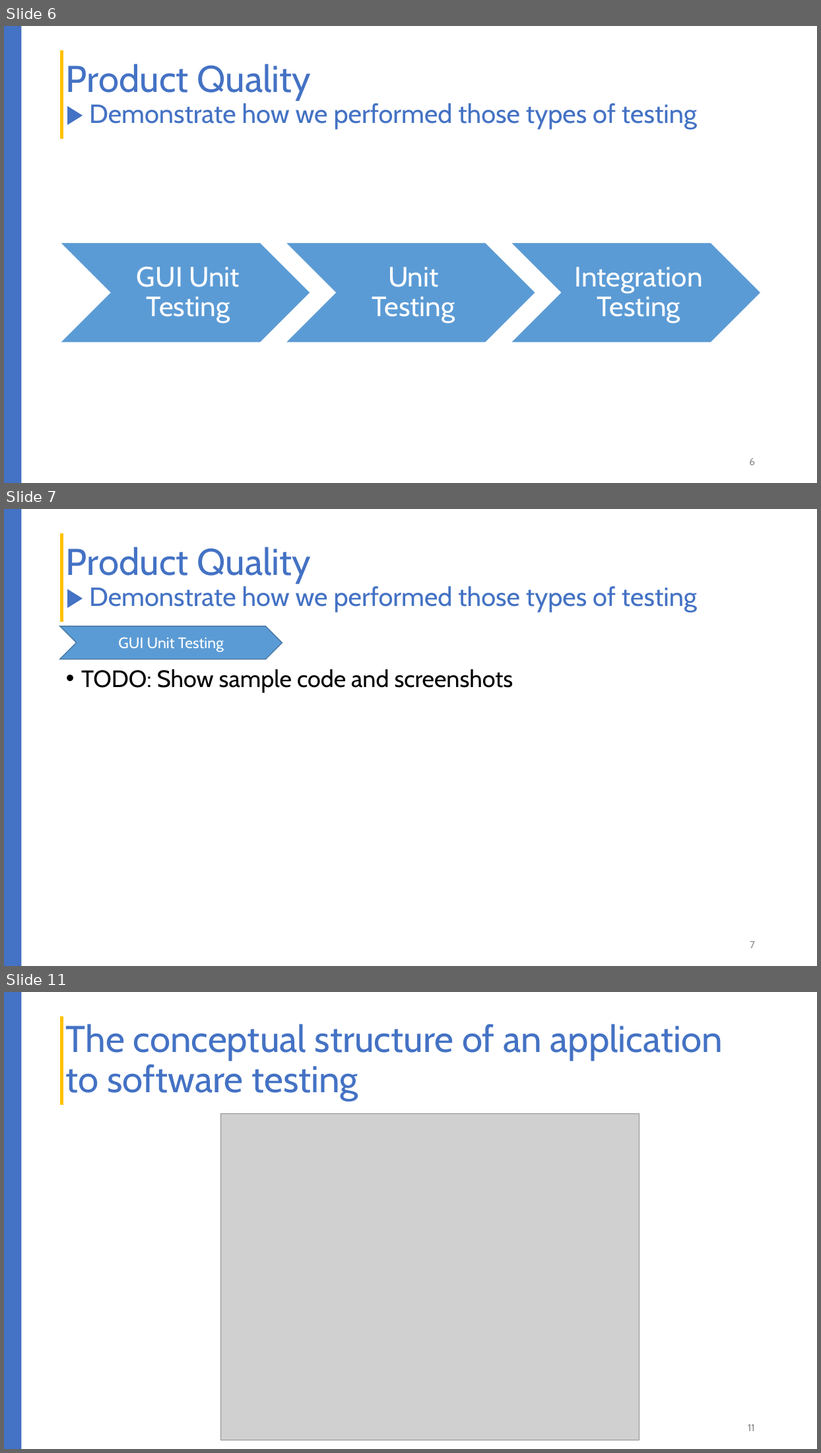
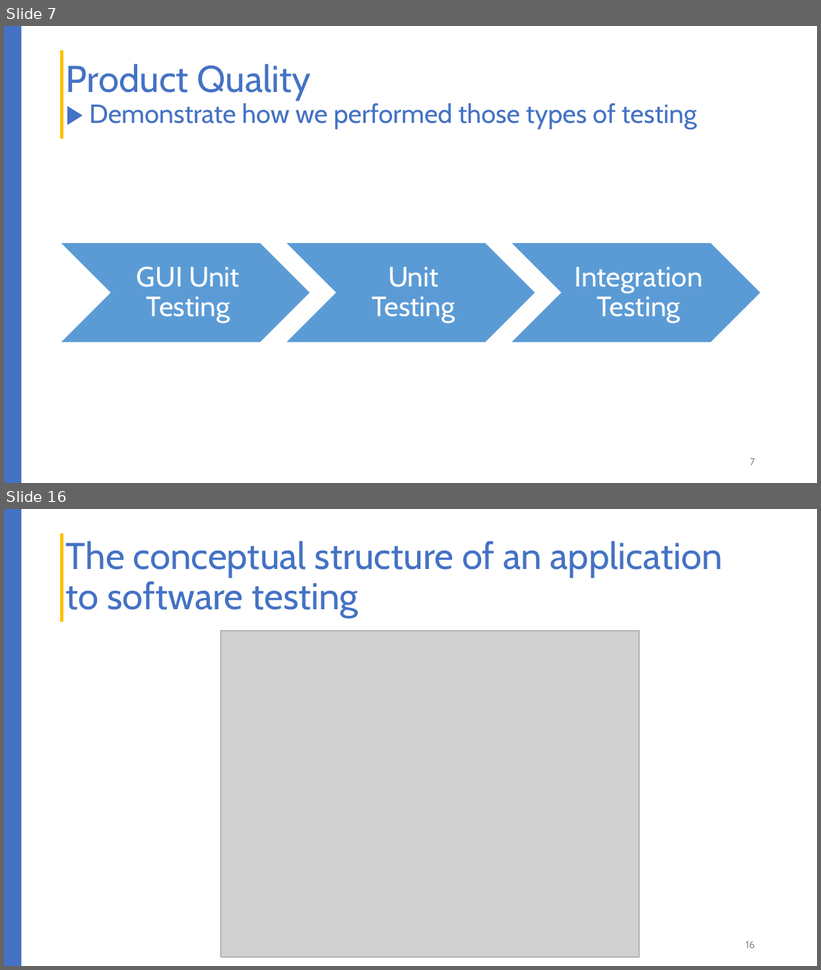
Before and after one commit to liepnguyen/Planru, a slide deck: Documents/Lessons Learned From Agile Quality Assurance In Scrum.pptx. Shown one above the other, each under a label of ours: slides 6, 7 and 11 before the commit, slides 7 and 16 after it; the slides between them are not shown. The pictures are 821x1453 and 821x970 pixels, drawn with LibreOffice and Linux fonts; fonts in the diff are those of the drawing; grey boxes stand for pictures. Boxes give left, top, right and bottom in pixels: in the first picture for what was removed or moved away, otherwise in the second. Text is boxed around its words. In the diff, an @@ line names an element or a change of style, - is before the commit and + after.

```diff
--- a/Documents/Lessons Learned From Agile Quality Assurance In Scrum.pptx
+++ b/Documents/Lessons Learned From Agile Quality Assurance In Scrum.pptx
@@ slide 7 removed at (4, 509, 817, 966), background #FFFFFF; not listed: 2 template elements that a slide beside it also shows @@
@@ title removed at (66, 547, 697, 612) @@
-Product Quality
-▶ Demonstrate how we performed those types of testing
@@ chevron removed at (60, 626, 283, 659) @@
-GUI Unit Testing
@@ text removed at (81, 669, 514, 693) @@
-• TODO: Show sample code and screenshots
@@ page number removed at (750, 941, 755, 949) @@
-7
@@ what was slide 6 is now slide 7 @@
@@ page number at (750, 458, 755, 466): text changed @@
-6
+7
@@ what was slide 11 is now slide 16 @@
@@ page number at (746, 941, 755, 949): text changed @@
-11
+16
```
Also in this commit, not shown: 4 slides changed, 6 slides added.
